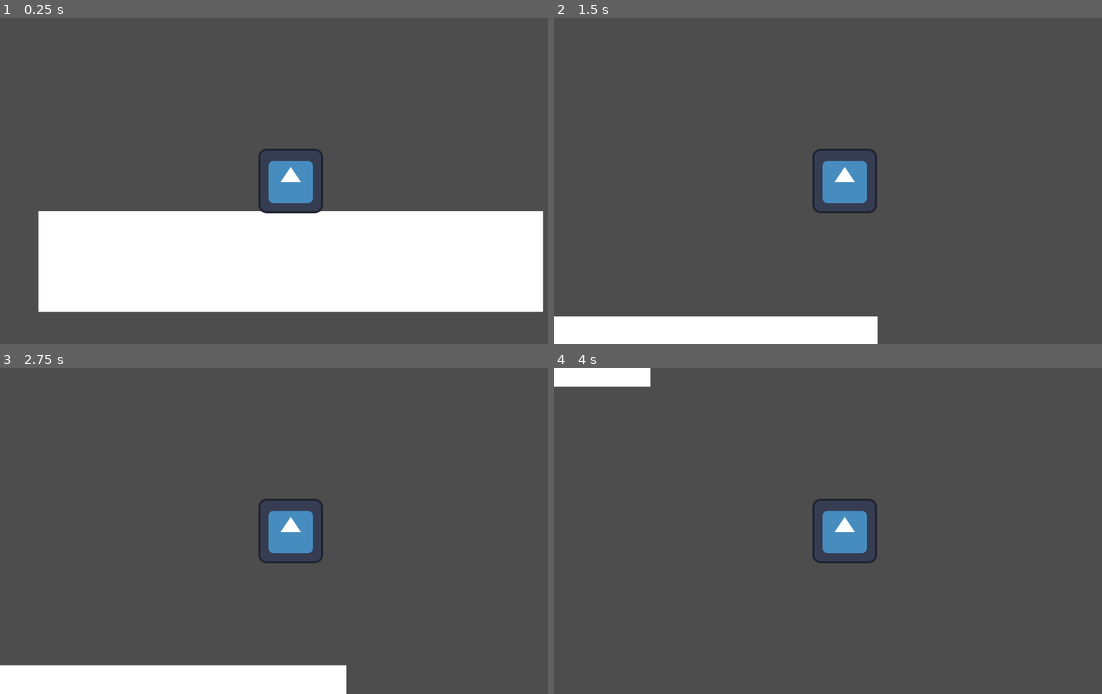
Above: before the commit, frames 1-4 (two rows, left to right).
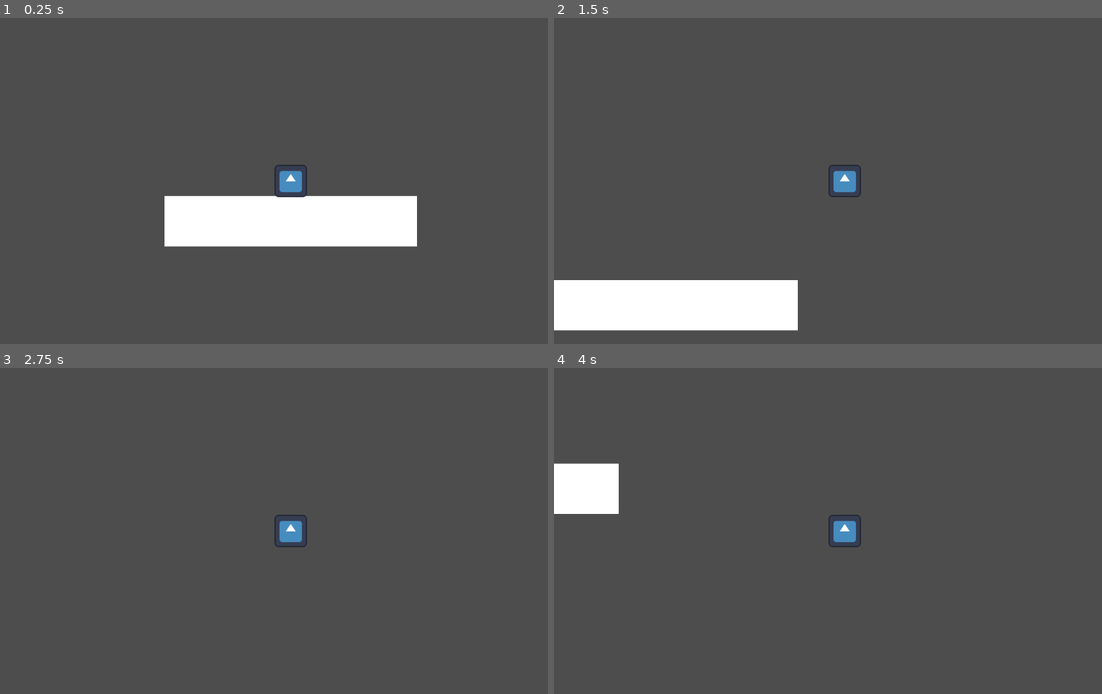
Above: after the commit, the same moments.

Repository: sfaruque10/Godot-2D-Game
Game: Godot game, scene res://platformV1.tscn
Two runs of this game, one before a commit and one after it. Both use one fixed random seed, a clock stepped at 60 frames per second and the inputs below. The engine's default icon, where the game draws it, is replaced by a stand-in: a white triangle on a blue panel in a dark square.
Inputs:
- Up to frame 1 (0.25 s): no input
- Up to frame 2 (1.5 s): tap Enter at 0.5 s; hold Right (ui_right) from 0.53 s (still down); tap Space (dash) at 0.6 s; tap Up (jump) at 0.77, 0.8, 1.07, 1.35 s
- Up to frame 3 (2.75 s): tap Up (jump) at 1.52, 1.82, 2.3 s; tap Space (dash) at 1.55, 2.1 s; release Right (ui_right) at 2.03 s; hold Left (ui_left) from 2.03 s (still down)
- Up to frame 4 (4 s): release Left (ui_left) at 2.78 s; hold Right (ui_right) from 2.78 s (still down); tap Space (dash) at 2.85 s; tap Up (jump) at 3.02, 3.32, 3.6, 3.77 s

The runs differ from the first frame. In frame 1, 27% of the frame differs, in the area x 6-100%, y 40-91%; in frame 2, 9.2%; in frame 3, 6.8%; in frame 4, 4.0%.

Commit message:
Added playtest platforming demo, changed speed and jump force values for quicker gameplay
Added Playtest demo scene

Diff:
--- /dev/null
+++ b/2d-game/baseGameLevel.tscn
@@ -0,0 +1,194 @@
+[gd_scene load_steps=8 format=3 uid="uid://cfarnkutqalha"]
+
+[ext_resource type="PackedScene" uid="uid://dtqiwfgfbnvf0" path="res://player.tscn" id="1_atsvf"]
+
+[sub_resource type="RectangleShape2D" id="RectangleShape2D_f53ul"]
+size = Vector2(2696, 127.75)
+
+[sub_resource type="RectangleShape2D" id="RectangleShape2D_atsvf"]
+size = Vector2(532, 88)
+
+[sub_resource type="RectangleShape2D" id="RectangleShape2D_q5v5t"]
+size = Vector2(320, 79)
+
+[sub_resource type="RectangleShape2D" id="RectangleShape2D_m7qo6"]
+size = Vector2(320, 79)
+
+[sub_resource type="RectangleShape2D" id="RectangleShape2D_6hoih"]
+size = Vector2(320, 79)
+
+[sub_resource type="RectangleShape2D" id="RectangleShape2D_x6wv0"]
+size = Vector2(125, 91)
+
+[node name="BaseGameLevel" type="Node2D"]
+
+[node name="Player" parent="." instance=ExtResource("1_atsvf")]
+
+[node name="Starting Platform" type="StaticBody2D" parent="."]
+position = Vector2(29, 132)
+
+[node name="ColorRect" type="ColorRect" parent="Starting Platform"]
+offset_left = -1371.0
+offset_top = -2.0
+offset_right = 1323.0
+offset_bottom = 124.0
+
+[node name="CollisionShape2D" type="CollisionShape2D" parent="Starting Platform"]
+position = Vector2(-25, 60.125)
+shape = SubResource("RectangleShape2D_f53ul")
+
+[node name="Platform 1" type="StaticBody2D" parent="."]
+position = Vector2(1057, -42)
+
+[node name="CollisionShape2D" type="CollisionShape2D" parent="Platform 1"]
+position = Vector2(-287, -5)
+shape = SubResource("RectangleShape2D_atsvf")
+
+[node name="ColorRect" type="ColorRect" parent="Platform 1"]
+offset_left = -556.0
+offset_top = -46.0
+offset_right = 40.0
+offset_bottom = 40.0
+
+[node name="Platform 2" type="StaticBody2D" parent="."]
+position = Vector2(1239, -265)
+
+[node name="CollisionShape2D" type="CollisionShape2D" parent="Platform 2"]
+position = Vector2(-190, -0.5)
+shape = SubResource("RectangleShape2D_q5v5t")
+
+[node name="ColorRect" type="ColorRect" parent="Platform 2"]
+offset_left = -348.0
+offset_top = -46.0
+offset_right = -28.0
+offset_bottom = 40.0
+
+[node name="Platform 3" type="StaticBody2D" parent="."]
+position = Vector2(716, -422)
+
+[node name="CollisionShape2D" type="CollisionShape2D" parent="Platform 3"]
+position = Vector2(-190, -0.5)
+shape = SubResource("RectangleShape2D_m7qo6")
+
+[node name="ColorRect" type="ColorRect" parent="Platform 3"]
+offset_left = -348.0
+offset_top = -46.0
+offset_right = -28.0
+offset_bottom = 40.0
+
+[node name="Platform 4" type="StaticBody2D" parent="."]
+position = Vector2(88, -470)
+
+[node name="CollisionShape2D" type="CollisionShape2D" parent="Platform 4"]
+position = Vector2(-190, -0.5)
+shape = SubResource("RectangleShape2D_m7qo6")
+
+[node name="ColorRect" type="ColorRect" parent="Platform 4"]
+offset_left = -348.0
+offset_top = -46.0
+offset_right = -28.0
+offset_bottom = 40.0
+
+[node name="Platform 5" type="StaticBody2D" parent="."]
+position = Vector2(-502, -701)
+
+[node name="CollisionShape2D" type="CollisionShape2D" parent="Platform 5"]
+position = Vector2(-190, -0.5)
+shape = SubResource("RectangleShape2D_6hoih")
+
+[node name="ColorRect" type="ColorRect" parent="Platform 5"]
+offset_left = -348.0
+offset_top = -46.0
+offset_right = -28.0
+offset_bottom = 40.0
+
+[node name="Platform 6" type="StaticBody2D" parent="."]
+position = Vector2(-835, -964)
+
+[node name="CollisionShape2D" type="CollisionShape2D" parent="Platform 6"]
+position = Vector2(-287.5, -3.5)
+shape = SubResource("RectangleShape2D_x6wv0")
+
+[node name="ColorRect" type="ColorRect" parent="Platform 6"]
+offset_left = -348.0
+offset_top = -46.0
+offset_right = -224.0
+offset_bottom = 40.0
+
+[node name="Platform 7" type="StaticBody2D" parent="."]
+position = Vector2(-641, -1245)
+
+[node name="CollisionShape2D" type="CollisionShape2D" parent="Platform 7"]
+position = Vector2(-287.5, -1.5)
+shape = SubResource("RectangleShape2D_x6wv0")
+
+[node name="ColorRect" type="ColorRect" parent="Platform 7"]
+offset_left = -348.0
+offset_top = -46.0
+offset_right = -224.0
+offset_bottom = 40.0
+
+[node name="Platform 8" type="StaticBody2D" parent="."]
+position = Vector2(-382, -1506)
+
+[node name="CollisionShape2D" type="CollisionShape2D" parent="Platform 8"]
+position = Vector2(-287.5, -2.5)
+shape = SubResource("RectangleShape2D_x6wv0")
+
+[node name="ColorRect" type="ColorRect" parent="Platform 8"]
+offset_left = -348.0
+offset_top = -46.0
+offset_right = -224.0
+offset_bottom = 40.0
+
+[node name="Platform 9" type="StaticBody2D" parent="."]
+position = Vector2(671, -1504)
+
+[node name="CollisionShape2D" type="CollisionShape2D" parent="Platform 9"]
+position = Vector2(-287.5, -2.5)
+shape = SubResource("RectangleShape2D_x6wv0")
+
+[node name="ColorRect" type="ColorRect" parent="Platform 9"]
+offset_left = -348.0
+offset_top = -46.0
+offset_right = -224.0
+offset_bottom = 40.0
+
+[node name="Platform 10" type="StaticBody2D" parent="."]
+position = Vector2(1597, -1687)
+
+[node name="CollisionShape2D" type="CollisionShape2D" parent="Platform 10"]
+position = Vector2(-287.5, -2.5)
+shape = SubResource("RectangleShape2D_x6wv0")
+
+[node name="ColorRect" type="ColorRect" parent="Platform 10"]
+offset_left = -348.0
+offset_top = -46.0
+offset_right = -224.0
+offset_bottom = 40.0
+
+[node name="Platform 11" type="StaticBody2D" parent="."]
+position = Vector2(1097, -2184)
+
+[node name="CollisionShape2D" type="CollisionShape2D" parent="Platform 11"]
+position = Vector2(-287.5, -2.5)
+shape = SubResource("RectangleShape2D_x6wv0")
+
+[node name="ColorRect" type="ColorRect" parent="Platform 11"]
+offset_left = -348.0
+offset_top = -46.0
+offset_right = -224.0
+offset_bottom = 40.0
+
+[node name="Platform 12" type="StaticBody2D" parent="."]
+position = Vector2(-85, -2628)
+
+[node name="CollisionShape2D" type="CollisionShape2D" parent="Platform 12"]
+position = Vector2(-287.5, -2.5)
+shape = SubResource("RectangleShape2D_x6wv0")
+
+[node name="ColorRect" type="ColorRect" parent="Platform 12"]
+offset_left = -348.0
+offset_top = -46.0
+offset_right = -224.0
+offset_bottom = 40.0
--- a/2d-game/player.gd
+++ b/2d-game/player.gd
@@ -1,9 +1,9 @@
 extends CharacterBody2D
 
-@export var speed = 300
-@export var dash_speed = 800
+@export var speed = 500
+@export var dash_speed = 1200
 @export var gravity = 30
-@export var jump_force = 700
+@export var jump_force = 1000
 
 var jumps = 0
 var max_jumps = 2
--- a/2d-game/player.tscn
+++ b/2d-game/player.tscn
@@ -16,6 +16,7 @@
 shape = SubResource("RectangleShape2D_hqtel")
 
 [node name="Camera2D" type="Camera2D" parent="."]
+zoom = Vector2(0.5, 0.5)
 
 [node name="Timer" type="Timer" parent="."]
 wait_time = 0.3
Not shown, added: .DS_Store
